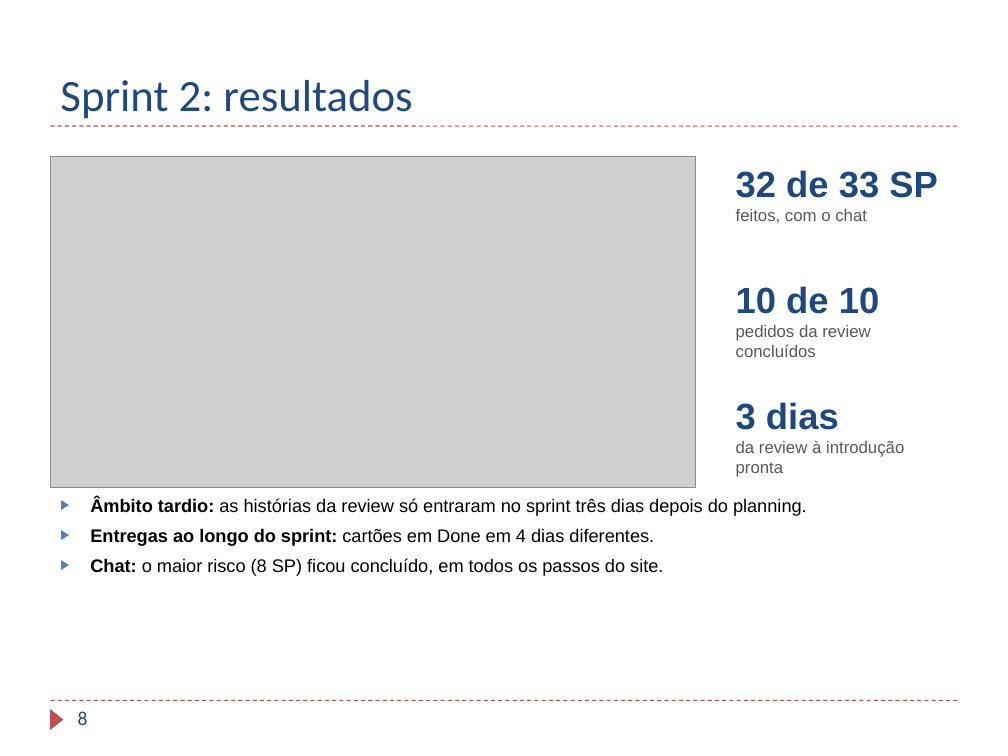
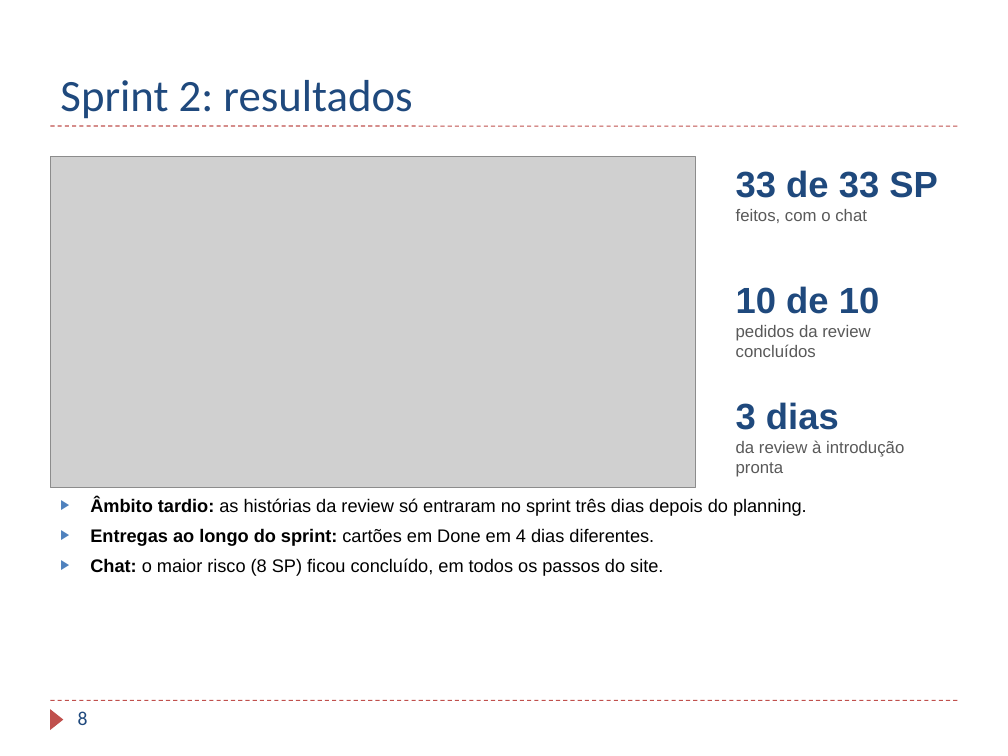
Before and after one commit to TaniaBmGuedes/MDS-TP4, a slide deck: slide 8 of entrega/07_Apresentacao_Final.pptx. Drawn at 1008x756 pixels with LibreOffice and Linux fonts; fonts in the diff are those of the drawing; grey boxes stand for pictures; background and template pictures are left out. Boxes give left, top, right and bottom in pixels: in the first picture for what was removed or moved away, otherwise in the second. Text is boxed around its words. In the diff, an @@ line names an element or a change of style, - is before the commit and + after.

Commit message:
Apresentação: Sprint 2 com 33 de 33 SP; título do slide do chat

```diff
--- a/entrega/07_Apresentacao_Final.pptx
+++ b/entrega/07_Apresentacao_Final.pptx
@@ text at (736,170,938,198): text changed @@
-32 de 33 SP
+33 de 33 SP
```
Also in this commit, not shown: 2 other slides changed.
